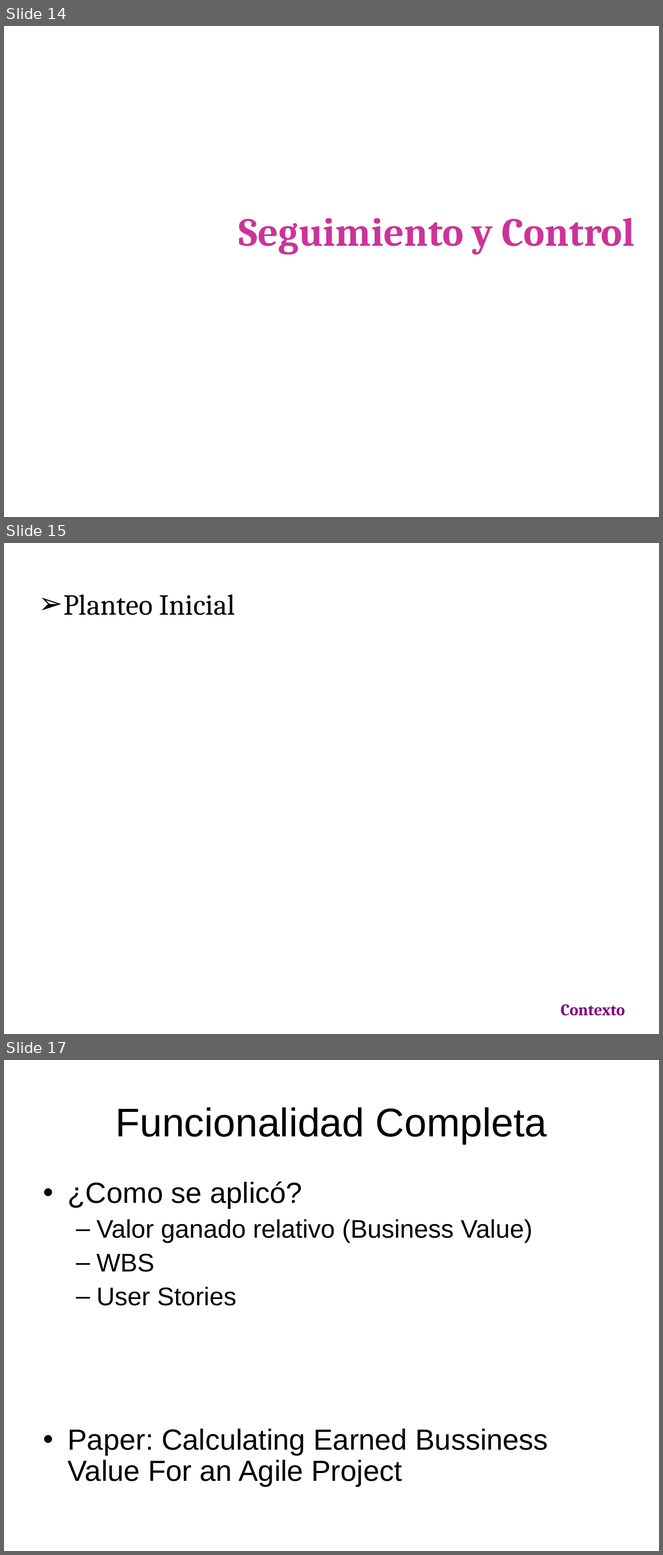
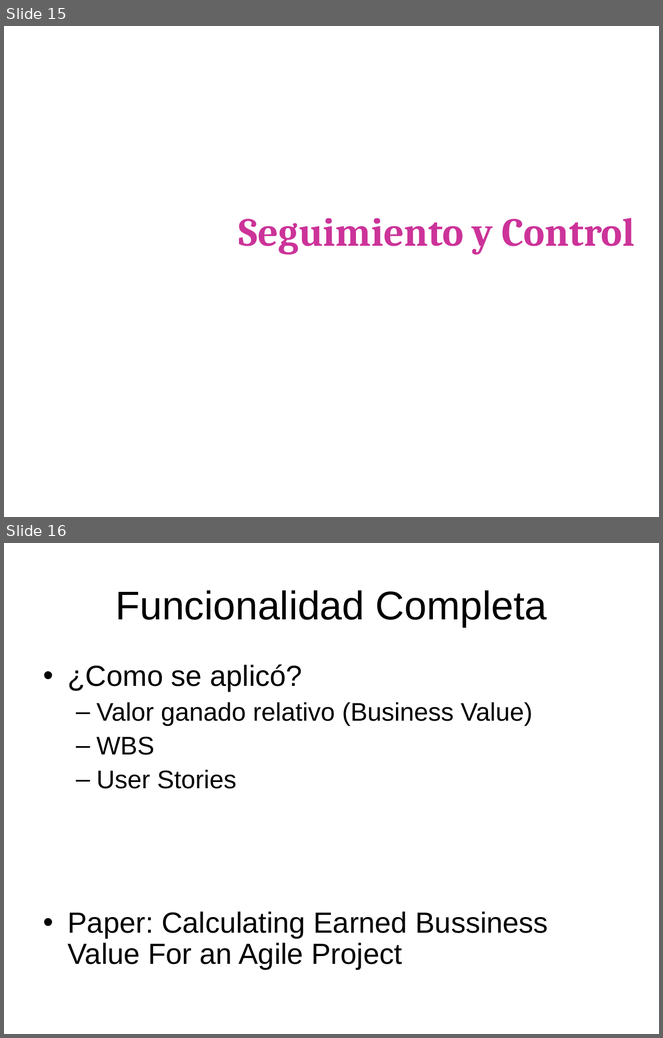
Before and after one commit to emmanuelfls371/softmart7547, a slide deck: docs/CarpetaEntrega/PresFinal.ppt. Shown one above the other, each under a label of ours: slides 14, 15 and 17 before the commit, slides 15 and 16 after it; the slides between them are not shown. The pictures are 663x1555 and 663x1038 pixels, drawn with LibreOffice and Linux fonts; fonts in the diff are those of the drawing; background and template pictures are left out. Boxes give left, top, right and bottom in pixels: in the first picture for what was removed or moved away, otherwise in the second. Text is boxed around its words. In the diff, an @@ line names an element or a change of style, - is before the commit and + after.

```diff
--- a/docs/CarpetaEntrega/PresFinal.ppt
+++ b/docs/CarpetaEntrega/PresFinal.ppt
@@ slide 15 removed at (4,543,659,1034), background picture (left out) @@
@@ text removed at (63,594,235,615) @@
-➢ Planteo Inicial
@@ text removed at (561,1004,625,1016) @@
-Contexto
@@ what was slide 14 is now slide 15 @@
@@ what was slide 17 is now slide 16 @@
```
Also in this commit, not shown: 2 slides changed, 1 slide added, 2 other slides removed, 1 other file.
